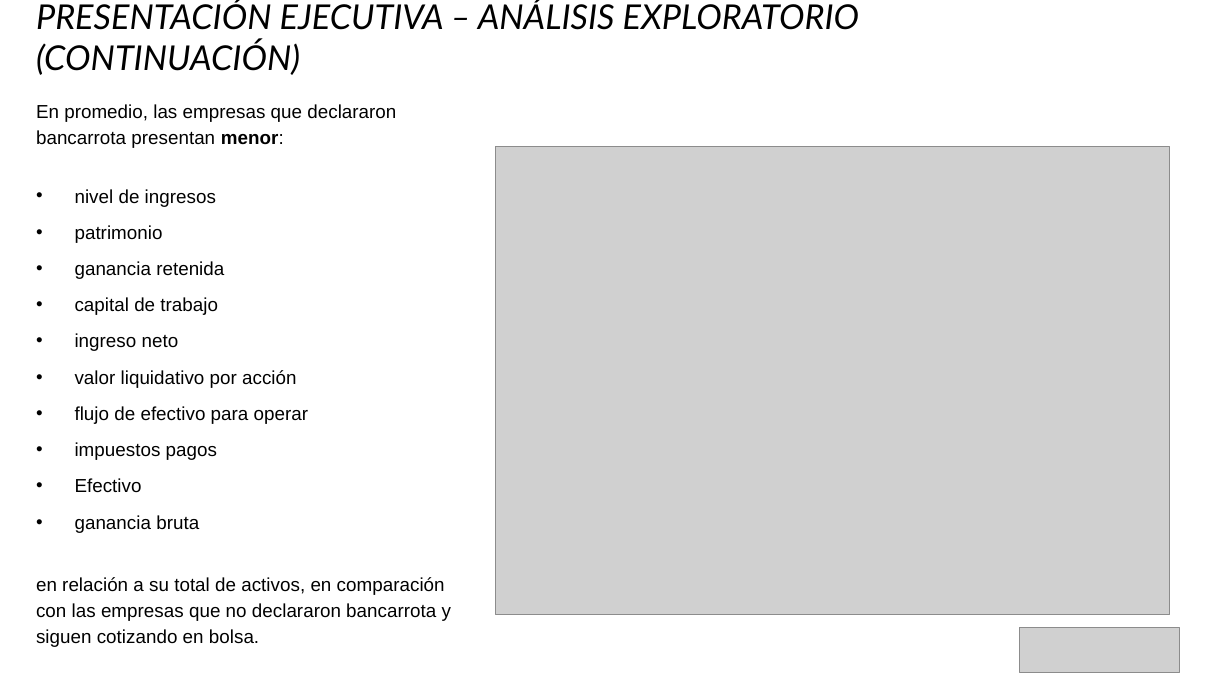
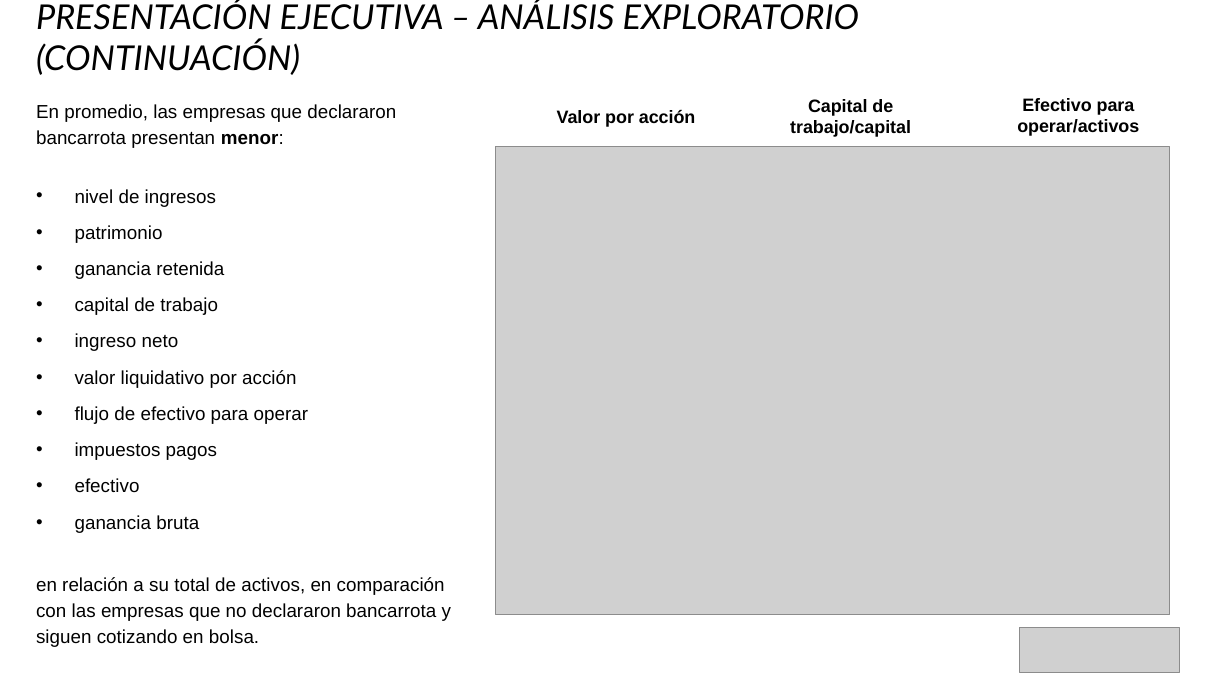
Before and after one commit to lechori/proyectobancarrota, a slide deck: slide 7 of Proyecto Bancarrota - Coderhouse - Presentación Ejecutiva.pptx. Drawn at 1232x693 pixels with LibreOffice and Linux fonts; fonts in the diff are those of the drawing; grey boxes stand for pictures. Boxes give left, top, right and bottom in pixels: in the first picture for what was removed or moved away, otherwise in the second. Text is boxed around its words. In the diff, an @@ line names an element or a change of style, - is before the commit and + after.

```diff
--- a/Proyecto Bancarrota - Coderhouse - Presentación Ejecutiva.pptx
+++ b/Proyecto Bancarrota - Coderhouse - Presentación Ejecutiva.pptx
@@ text added at <box>557,110,696,127</box>, 10.5 pt, text #000000, bold @@
+Valor por acción
@@ text added at <box>790,99,911,137</box>, 10.5 pt, text #000000, bold @@
+Capital de trabajo/capital
@@ text added at <box>1017,98,1139,136</box>, 10.5 pt, text #000000, bold @@
+Efectivo para operar/activos
@@ text at <box>75,478,140,493</box>: text changed @@
-• Efectivo
+• efectivo
```
Also in this commit, not shown: 5 other slides changed.
